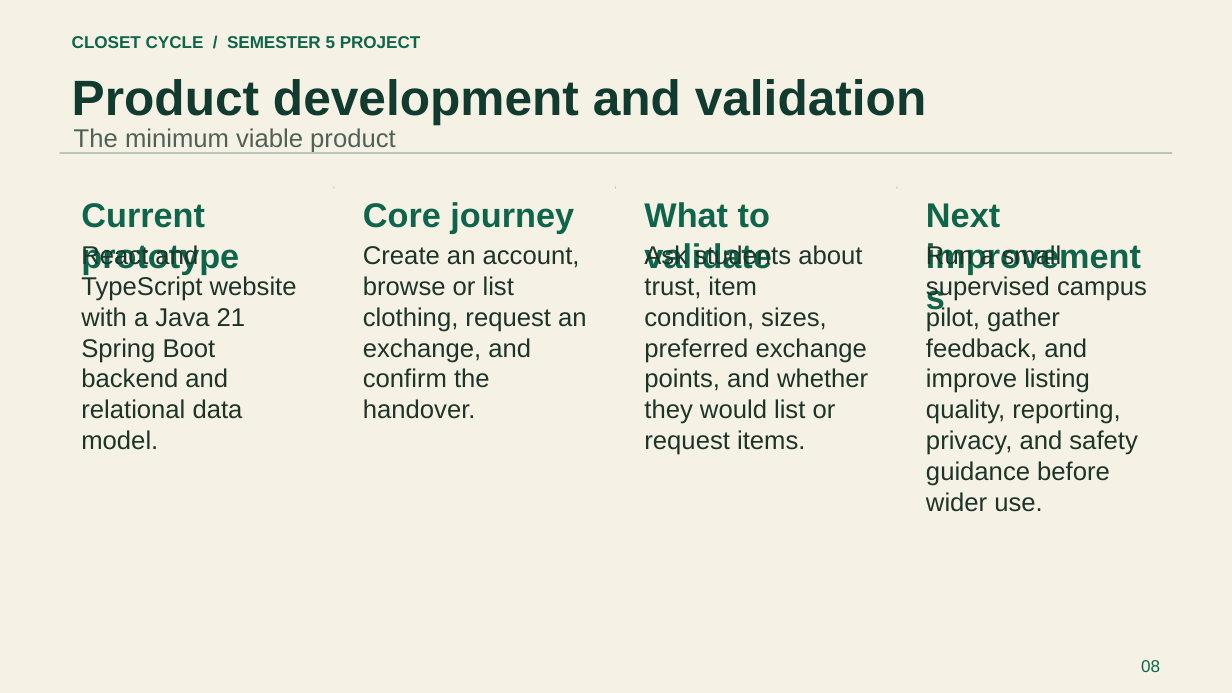
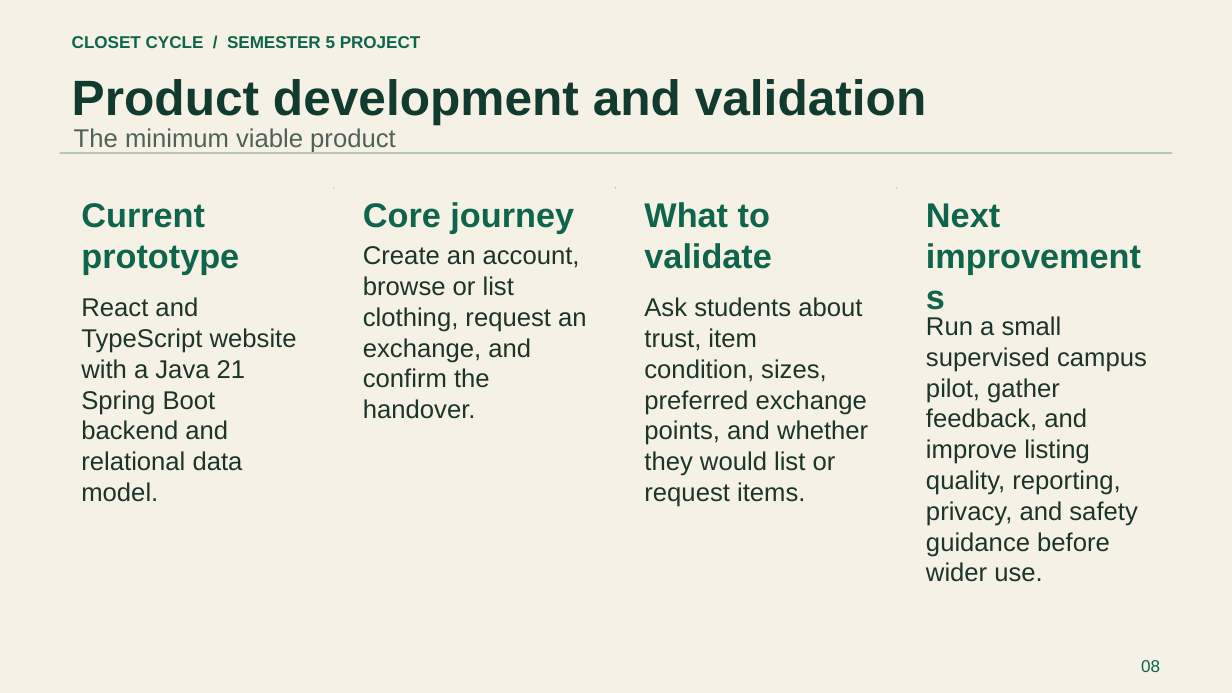
Before and after one commit to Kashish1911/ClosetCycle, a slide deck: slide 8 of deliverables/Closet-Cycle-Startup-Project.pptx. Drawn at 1232x693 pixels with LibreOffice and Linux fonts; fonts in the diff are those of the drawing. Boxes give left, top, right and bottom in pixels: in the first picture for what was removed or moved away, otherwise in the second. Text is boxed around its words. In the diff, an @@ line names an element or a change of style, - is before the commit and + after.

Commit message:
feat: add admin user management API and update styles for admin interface
- Introduced ApiAdminUser type and endpoints for fetching and updating admin user roles in api.ts.
- Enhanced CSS for admin navigation and user list, including responsive adjustments.
- Updated the admin page layout and styling for better usability and aesthetics.
- Modified the Closet Cycle Startup Project presentation file.

```diff
--- a/deliverables/Closet-Cycle-Startup-Project.pptx
+++ b/deliverables/Closet-Cycle-Startup-Project.pptx
@@ text "React and TypeScript website with ..." moved from (x1=81, y1=243, x2=297, y2=450) to (x1=81, y1=297, x2=297, y2=502) @@
@@ text "Ask students about trust, item ..." moved from (x1=644, y1=243, x2=868, y2=450) to (x1=644, y1=297, x2=868, y2=502) @@
@@ text "Run a small supervised campus ..." moved from (x1=926, y1=243, x2=1147, y2=512) to (x1=926, y1=316, x2=1147, y2=582) @@
```
Also in this commit, not shown: 14 other slides changed, 7 other files.
